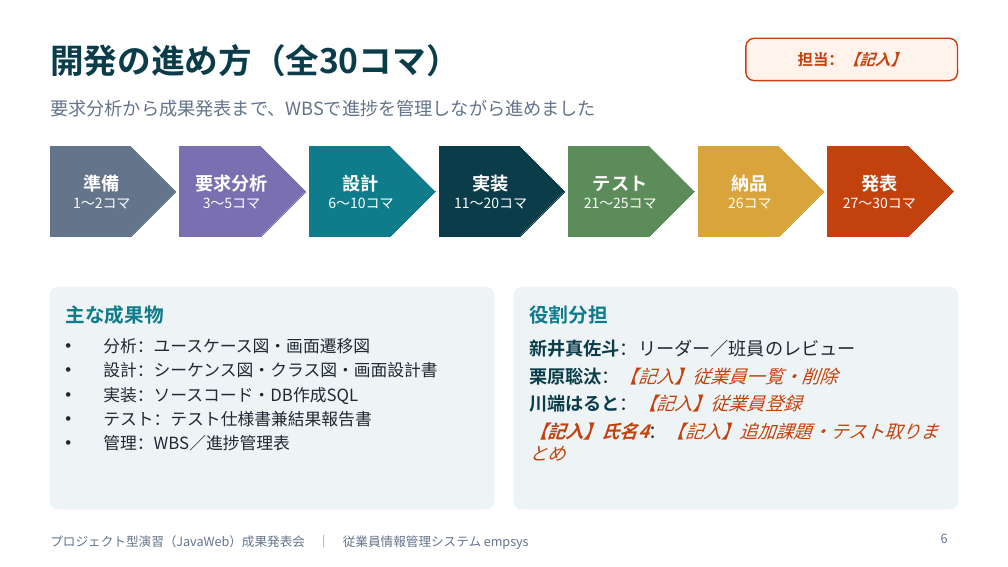
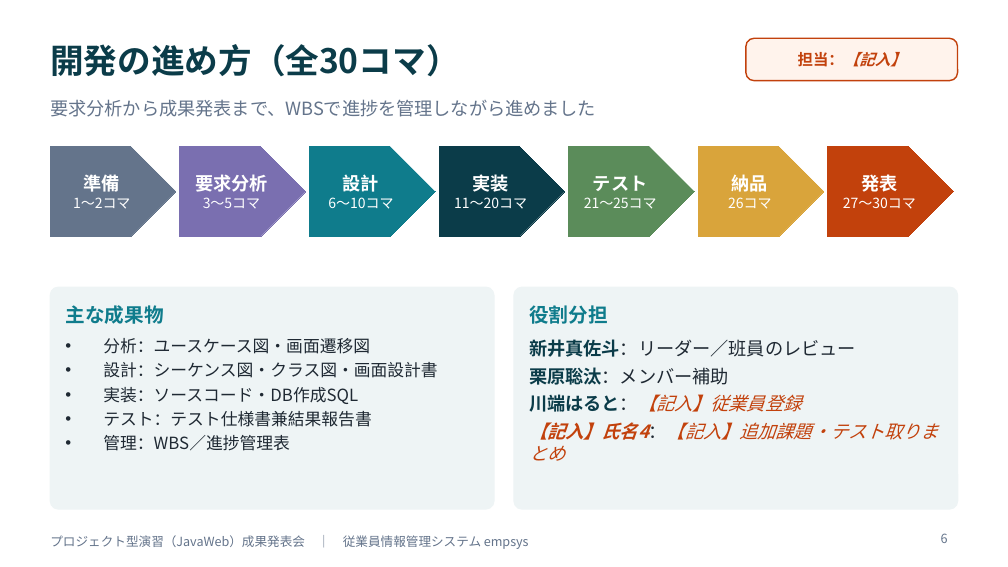
Before and after one commit to amasato1221/web_-application, a slide deck: slide 6 of 成果発表会資料_テンプレート.pptx. Drawn at 1008x567 pixels with LibreOffice and Linux fonts; fonts in the diff are those of the drawing. Boxes give left, top, right and bottom in pixels: in the first picture for what was removed or moved away, otherwise in the second. Text is boxed around its words. In the diff, an @@ line names an element or a change of style, - is before the commit and + after.

```diff
--- a/成果発表会資料_テンプレート.pptx
+++ b/成果発表会資料_テンプレート.pptx
@@ text at bbox=[529, 367, 729, 385]: text changed; text colour #C2410C to #1F2933; italic off @@
-栗原聡汰：【記入】従業員一覧・削除
+栗原聡汰：メンバー補助
```
Also in this commit, not shown: 3 other slides changed.
